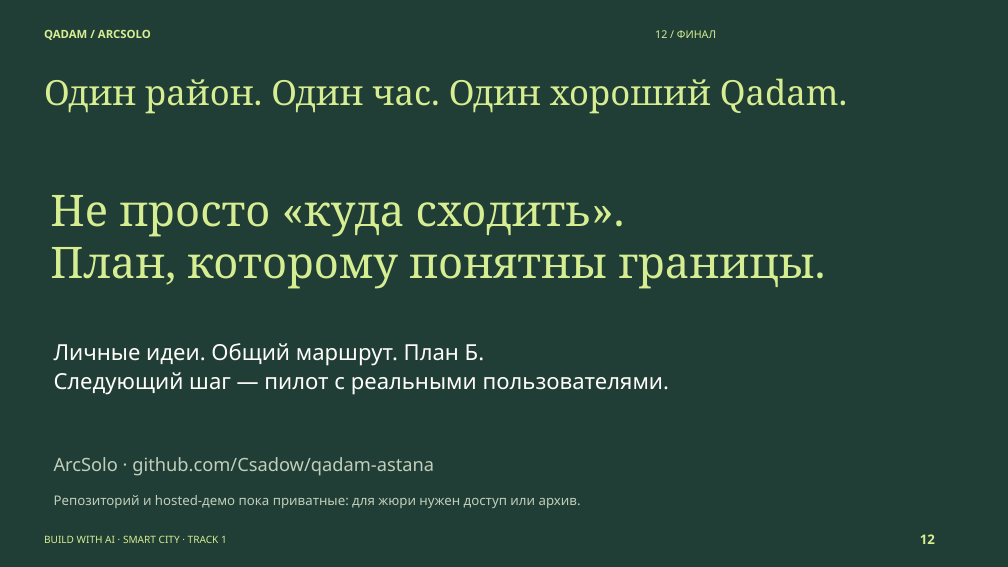
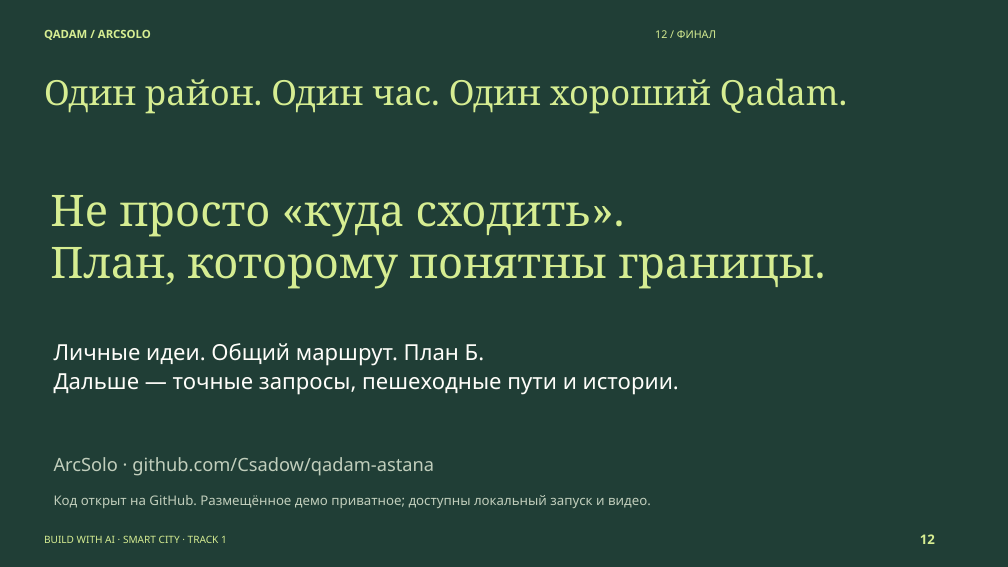
Before and after one commit to Csadow/qadam-astana, a slide deck: slide 12 of presentation/Qadam_ArcSolo_pitch_RU.pptx. Drawn at 1008x567 pixels with LibreOffice and Linux fonts; fonts in the diff are those of the drawing. Boxes give left, top, right and bottom in pixels: in the first picture for what was removed or moved away, otherwise in the second. Text is boxed around its words. In the diff, an @@ line names an element or a change of style, - is before the commit and + after.

```diff
--- a/presentation/Qadam_ArcSolo_pitch_RU.pptx
+++ b/presentation/Qadam_ArcSolo_pitch_RU.pptx
@@ text at [54,373,679,394]: text changed @@
-Следующий шаг — пилот с реальными пользователями.
+Дальше — точные запросы, пешеходные пути и истории.
@@ text at [54,495,651,508]: text changed @@
-Репозиторий и hosted-демо пока приватные: для жюри нужен доступ или архив.
+Код открыт на GitHub. Размещённое демо приватное; доступны локальный запуск и видео.
```
Also in this commit, not shown: 1 other slide changed, 15 other files.
